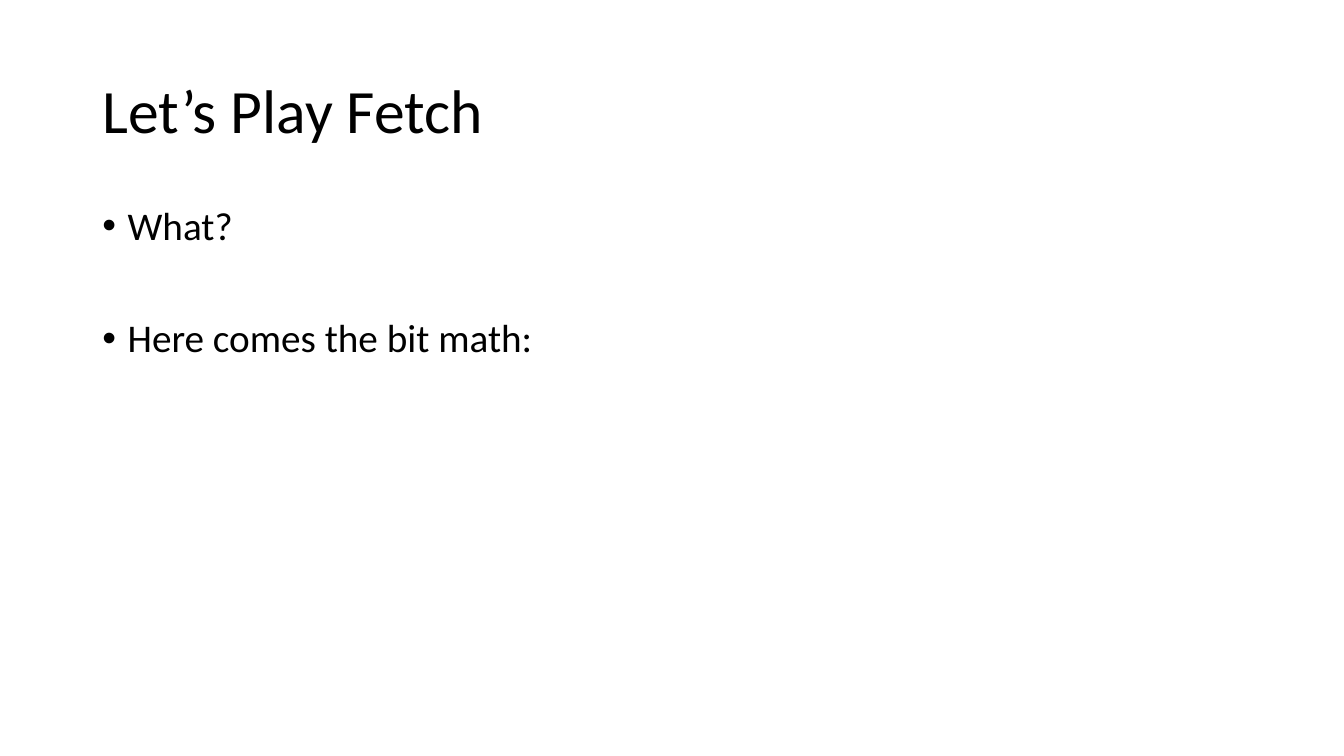
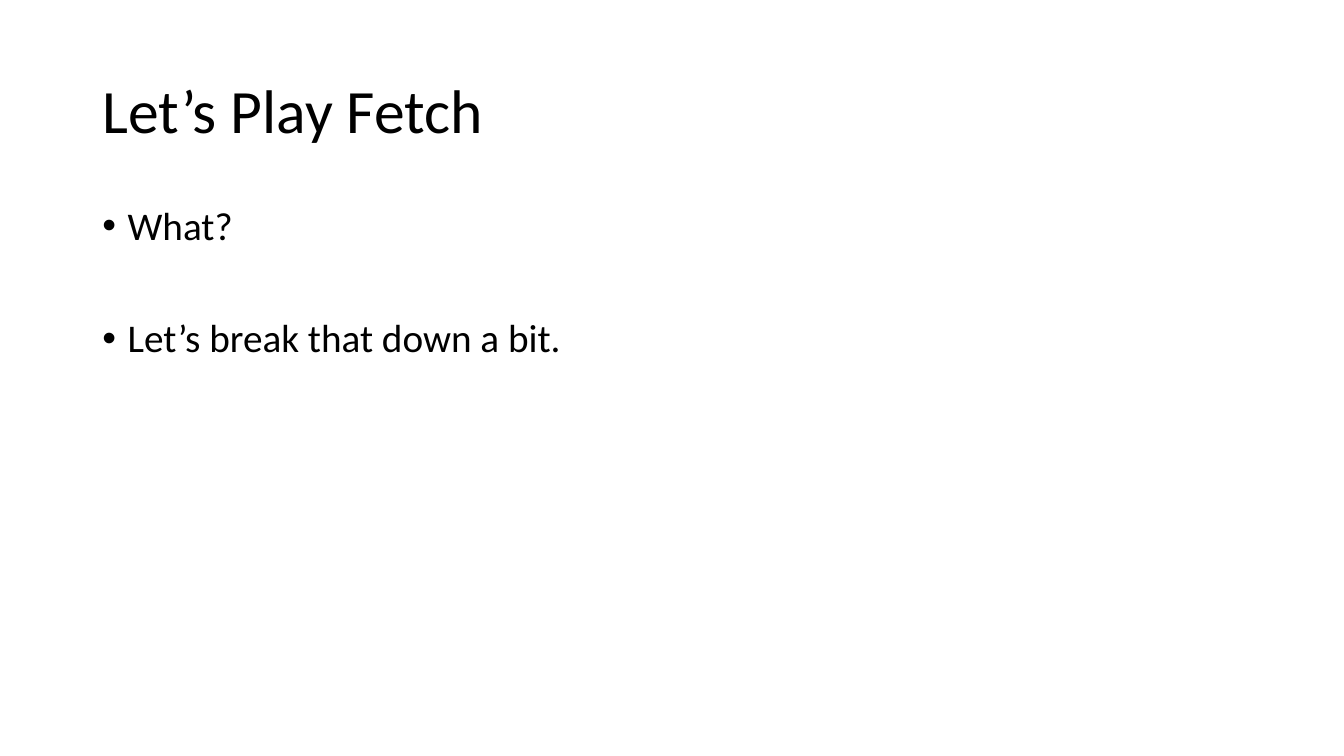
Before and after one commit to sfaria/CHIP-8-Emulator, a slide deck: slide 16 of Let’s Write an Emulator!.pptx. Drawn at 1344x756 pixels with LibreOffice and Linux fonts; fonts in the diff are those of the drawing. Boxes give left, top, right and bottom in pixels: in the first picture for what was removed or moved away, otherwise in the second. Text is boxed around its words. In the diff, an @@ line names an element or a change of style, - is before the commit and + after.

```diff
--- a/Let’s Write an Emulator!.pptx
+++ b/Let’s Write an Emulator!.pptx
@@ text at (128, 324, 561, 353): text changed @@
-• Here comes the bit math:
+• Let’s break that down a bit.
```
Also in this commit, not shown: 6 other slides changed, 3 slides added, 1 other file.
